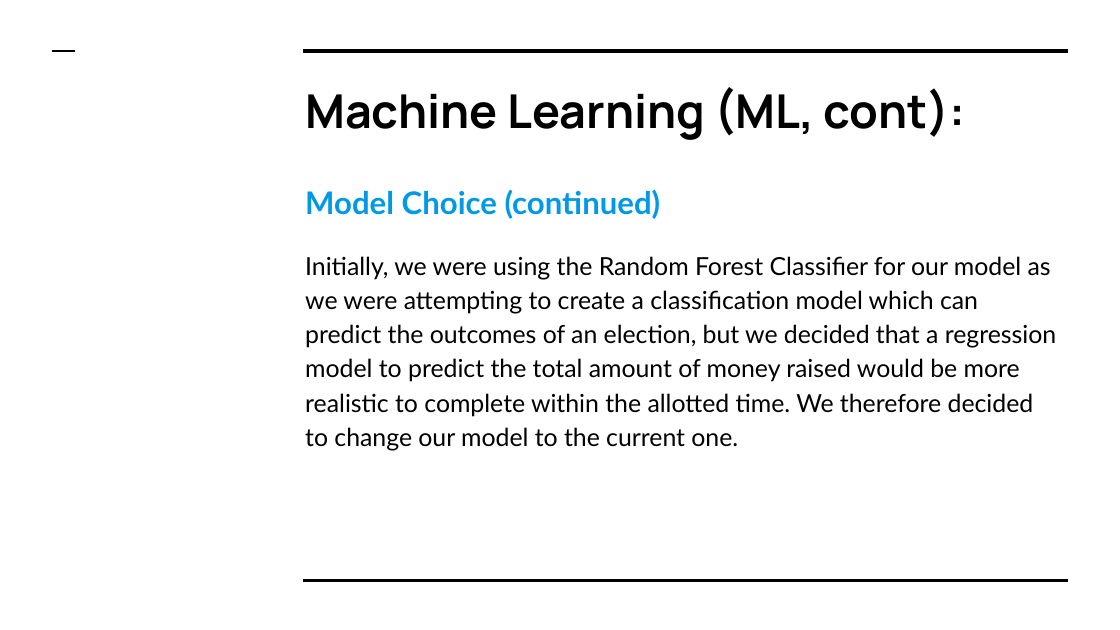
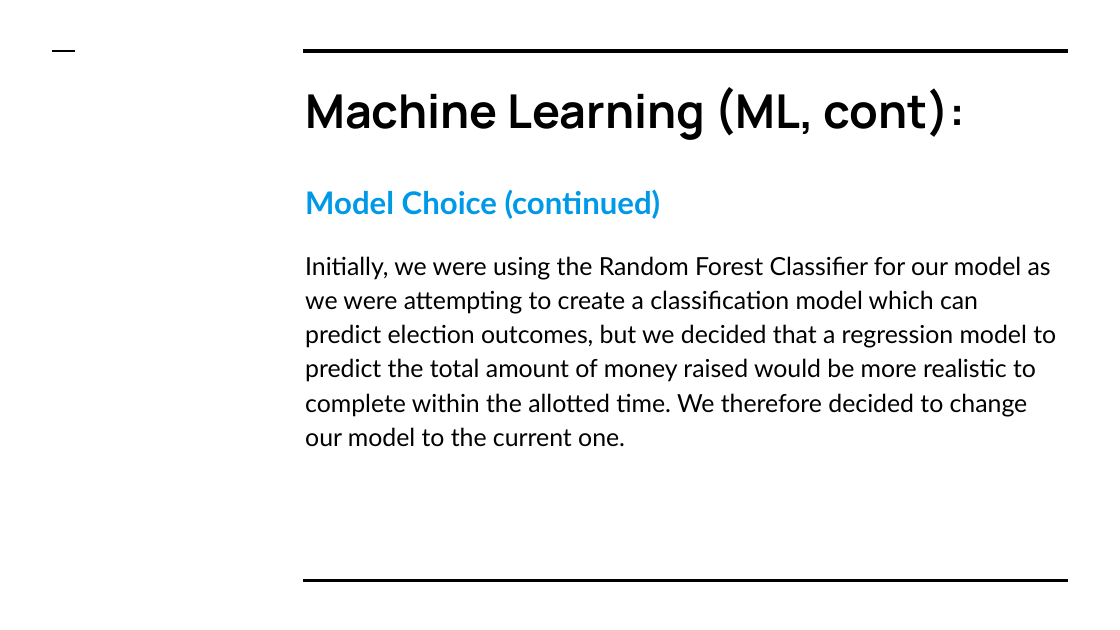
Before and after one commit to ssheggrud/Mod_20_Project, a slide deck: slide 31 of Presentation/Group5Presentation.pptx. Drawn at 1120x630 pixels with LibreOffice and Linux fonts; fonts in the diff are those of the drawing. Boxes give left, top, right and bottom in pixels: in the first picture for what was removed or moved away, otherwise in the second. Text is boxed around its words. In the diff, an @@ line names an element or a change of style, - is before the commit and + after.

```diff
--- a/Presentation/Group5Presentation.pptx
+++ b/Presentation/Group5Presentation.pptx
@@ text at (305, 256, 1056, 447): text changed @@
-Initially, we were using the Random Forest Classifier for our model as we were attempting to create a classification model which can predict the outcomes of an election, but we decided that a regression model to predict the total amount of money raised would be more realistic to complete within the allotted time. We therefore decided to change our model to the current one.
+Initially, we were using the Random Forest Classifier for our model as we were attempting to create a classification model which can predict election outcomes, but we decided that a regression model to predict the total amount of money raised would be more realistic to complete within the allotted time. We therefore decided to change our model to the current one.
```
Also in this commit, not shown: 14 other slides changed, 1 slide added.
